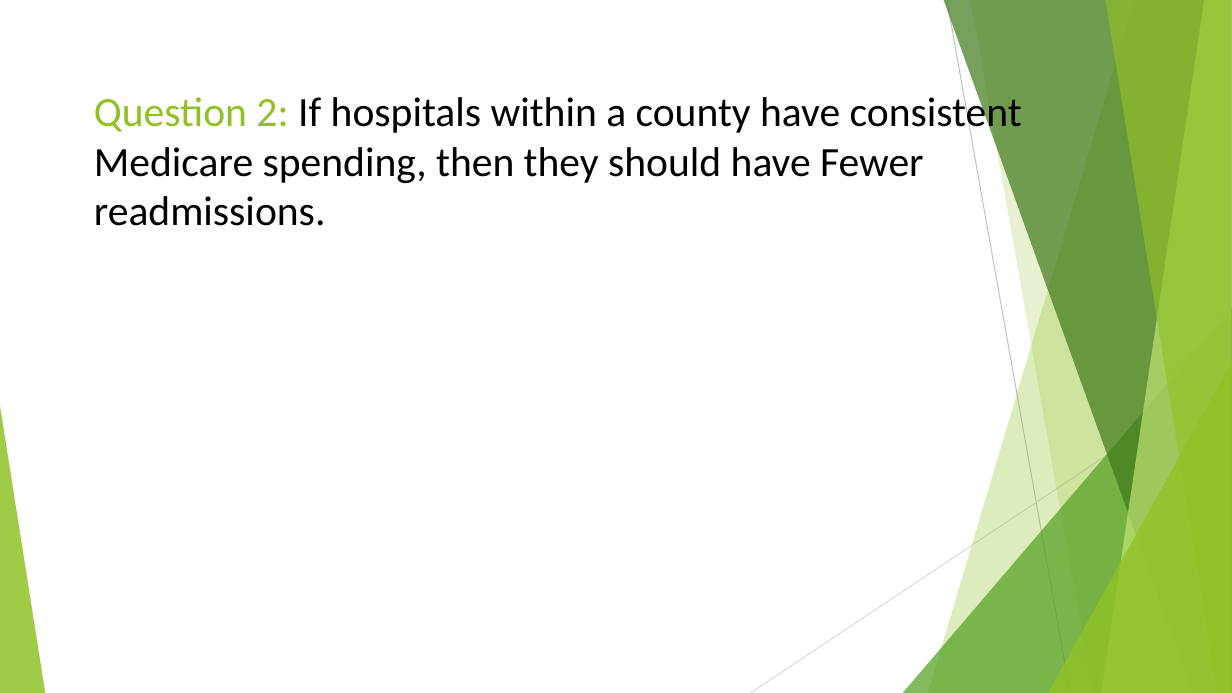
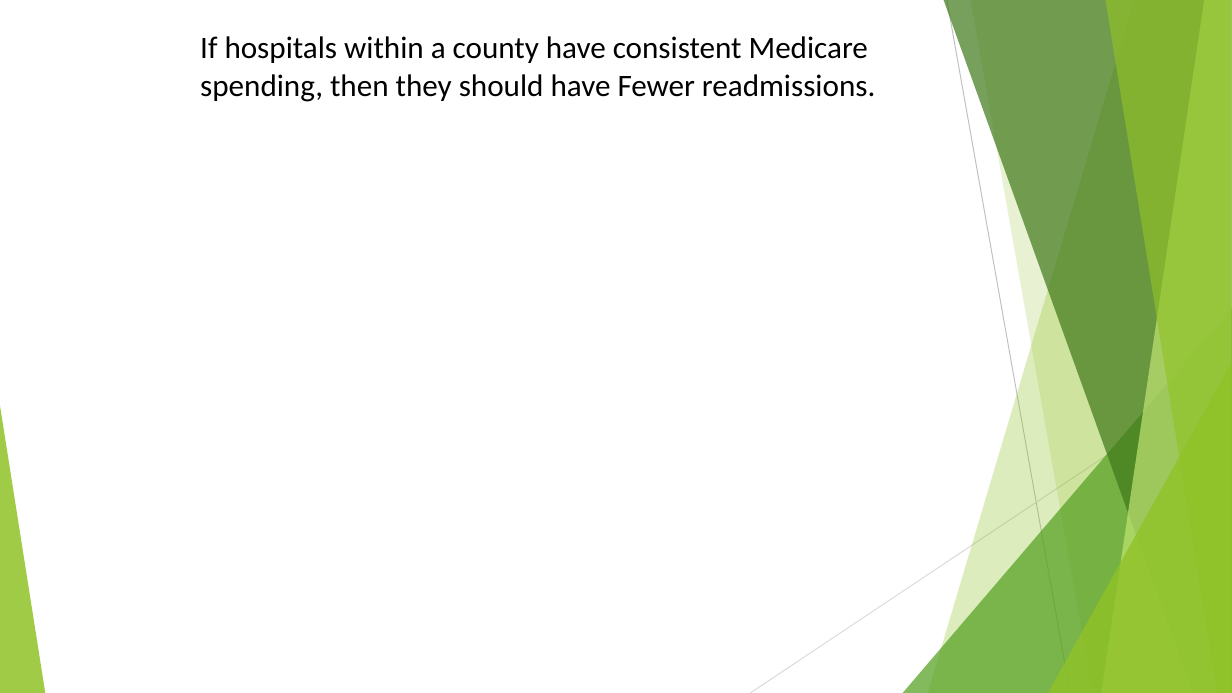
Before and after one commit to TedMur/SnakeBait, a slide deck: slide 10 of SnakeBitePresentation.pptx. Drawn at 1232x693 pixels with LibreOffice and Linux fonts; fonts in the diff are those of the drawing. Boxes give left, top, right and bottom in pixels: in the first picture for what was removed or moved away, otherwise in the second. Text is boxed around its words. In the diff, an @@ line names an element or a change of style, - is before the commit and + after.

```diff
--- a/SnakeBitePresentation.pptx
+++ b/SnakeBitePresentation.pptx
@@ title at [200, 36, 875, 102]: text changed; size 32.4 to 24.3 pt @@
-Question 2: If hospitals within a county have consistent Medicare spending, then they should have Fewer readmissions.
+If hospitals within a county have consistent Medicare spending, then they should have Fewer readmissions.
```
Also in this commit, not shown: 9 other slides changed.
